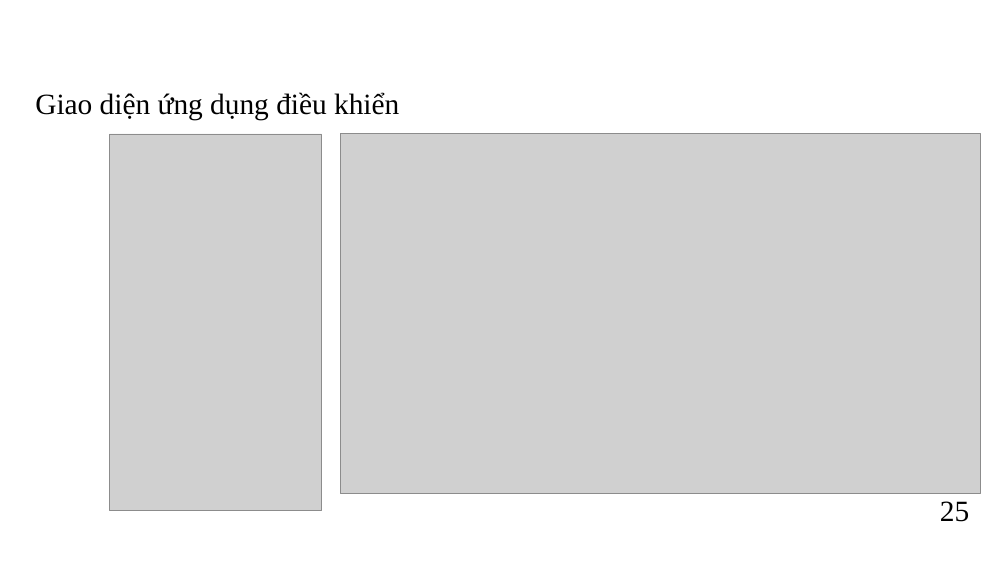
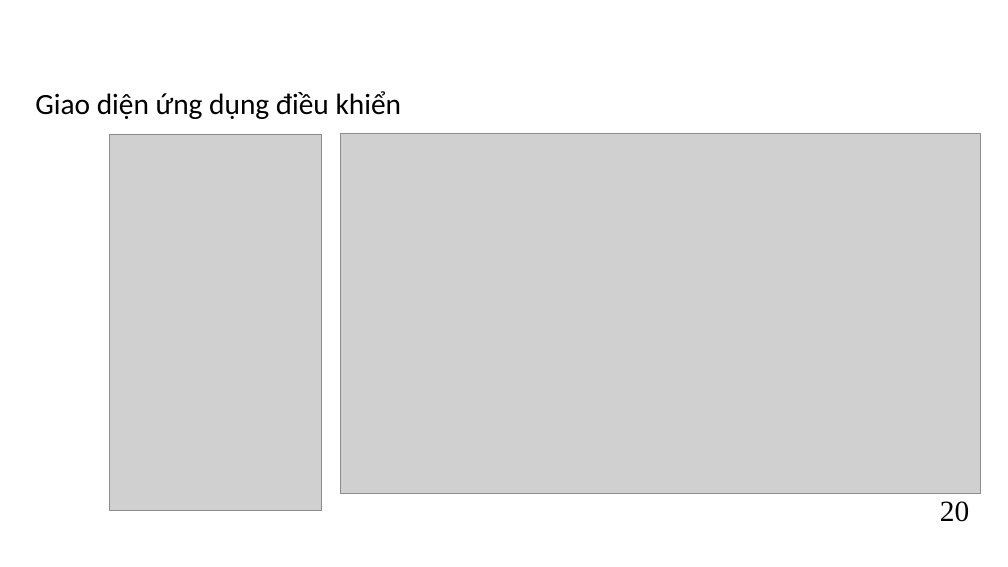
Before and after one commit to kurooroo/DATN, a slide deck: slide 23 of documents/Slide Đồ án tốt nghiệp_Nguyễn Tuấn Anh_REV3.pptx. Drawn at 1008x567 pixels with LibreOffice and Linux fonts; fonts in the diff are those of the drawing; grey boxes stand for pictures; background and template pictures are left out. Boxes give left, top, right and bottom in pixels: in the first picture for what was removed or moved away, otherwise in the second. Text is boxed around its words. In the diff, an @@ line names an element or a change of style, - is before the commit and + after.

```diff
--- a/documents/Slide Đồ án tốt nghiệp_Nguyễn Tuấn Anh_REV3.pptx
+++ b/documents/Slide Đồ án tốt nghiệp_Nguyễn Tuấn Anh_REV3.pptx
@@ text "Giao diện ứng dụng điều ..." at (35, 91, 402, 119): font Times New Roman to Calibri @@
@@ text at (940, 501, 969, 522): text changed @@
-25
+20
```
Also in this commit, not shown: 13 other slides changed.
